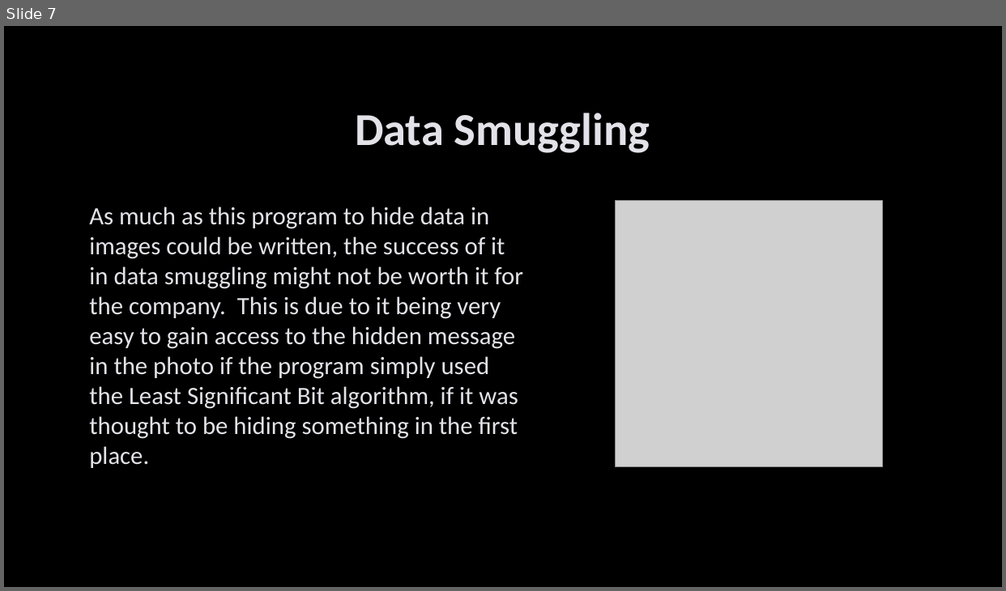
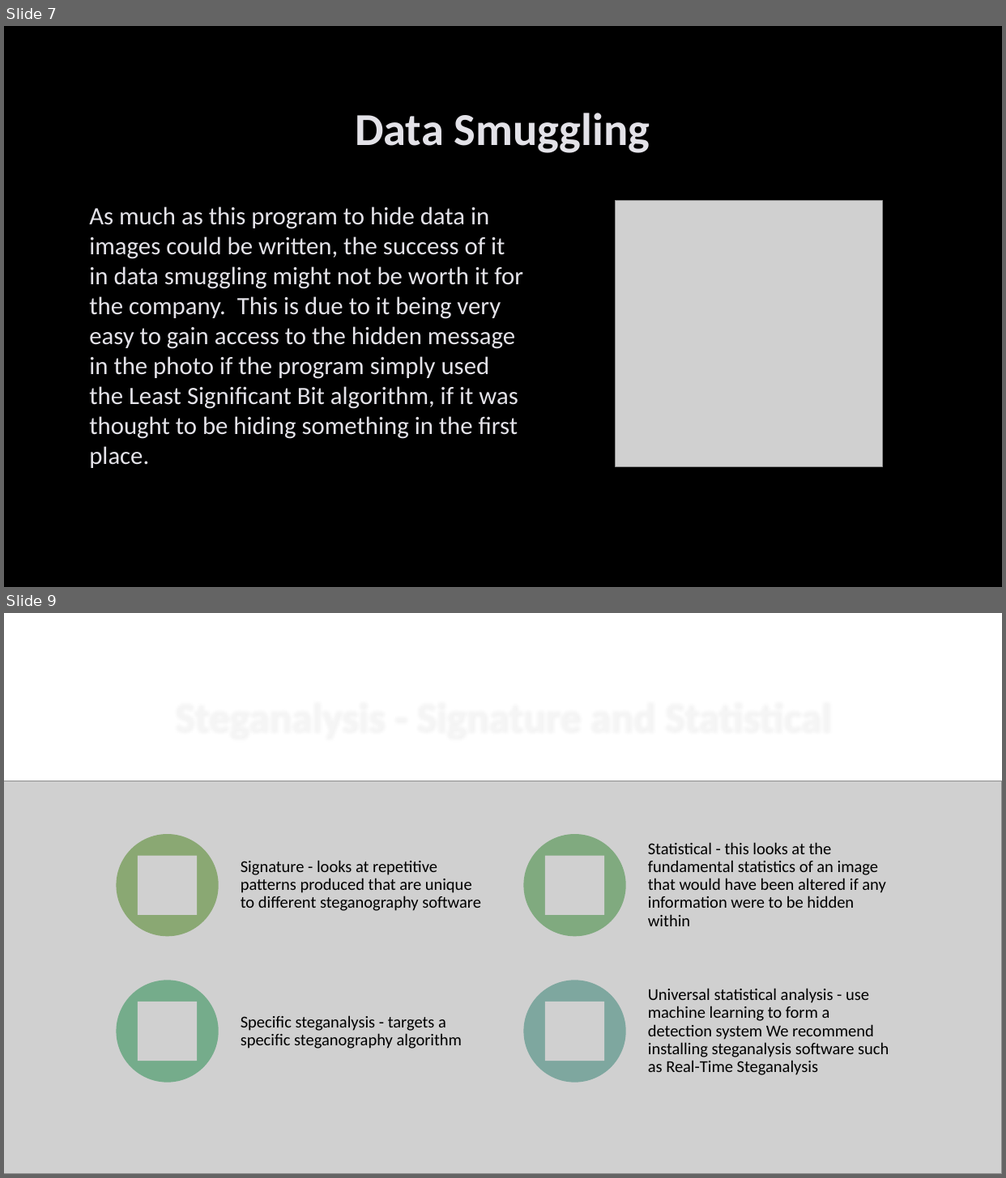
Before and after one commit to GregorMc/Steganography, a slide deck: CS407/CS407_-_Group_Assignment.pptx. Shown one above the other, each under a label of ours: slide 7 before the commit, slides 7 and 9 after it; the slides between them are not shown. The pictures are 1006x591 and 1006x1178 pixels, drawn with LibreOffice and Linux fonts; fonts in the diff are those of the drawing; grey boxes stand for pictures; background and template pictures are left out. Boxes give left, top, right and bottom in pixels: in the first picture for what was removed or moved away, otherwise in the second. Text is boxed around its words. In the diff, an @@ line names an element or a change of style, - is before the commit and + after.

```diff
--- a/CS407/CS407_-_Group_Assignment.pptx
+++ b/CS407/CS407_-_Group_Assignment.pptx
@@ slide 9 added at box(4, 613, 1002, 1174), background #FFFFFF @@
@@ title added at box(79, 663, 927, 766), 40 pt, text #FFFFFF, bold @@
+Steganalysis - Signature and Statistical
@@ picture added at box(4, 781, 1001, 1174) @@
@@ group added at box(117, 835, 889, 1083): 4 ellipses, 4 pictures, 4 texts @@
+Signature - looks at repetitive patterns produced that are unique to different steganography software
+Statistical - this looks at the fundamental statistics of an image that would have been altered if any information were to be hidden within
+Specific steganalysis - targets a specific steganography algorithm
+Universal statistical analysis - use machine learning to form a detection system We recommend installing steganalysis software such as Real-Time Steganalysis
```
Also in this commit, not shown: 1 other slide added.
